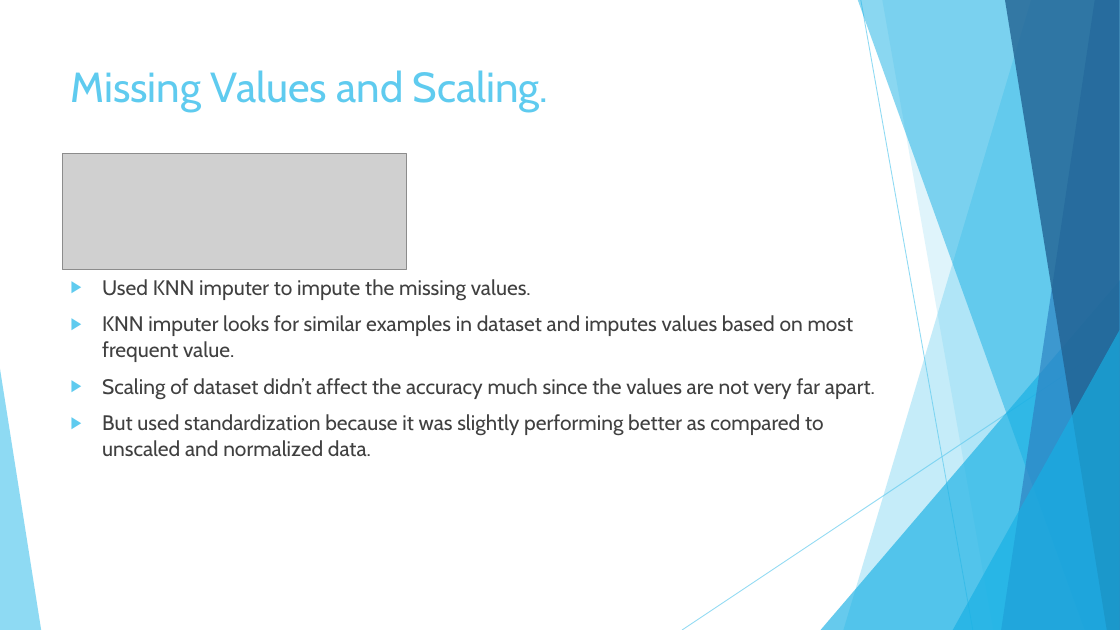
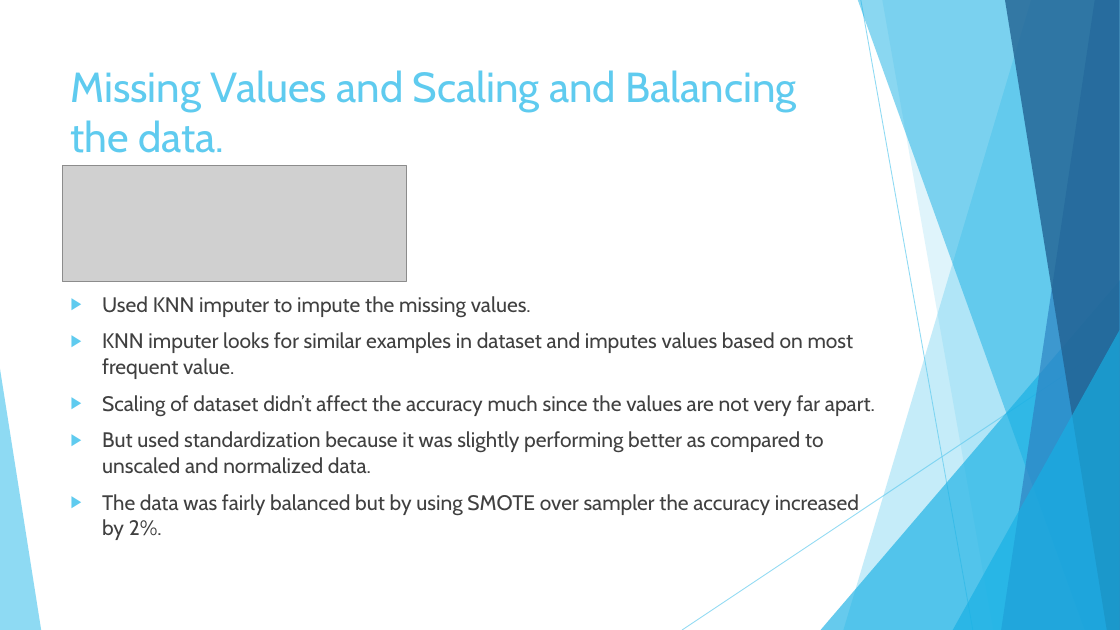
Before and after one commit to meghrajkonduskar/In-Drive-Coupon-Recommendation-Project, a slide deck: slide 15 of In Drive Coupon Recommendation.pptx. Drawn at 1120x630 pixels with LibreOffice and Linux fonts; fonts in the diff are those of the drawing; grey boxes stand for pictures. Boxes give left, top, right and bottom in pixels: in the first picture for what was removed or moved away, otherwise in the second. Text is boxed around its words. In the diff, an @@ line names an element or a change of style, - is before the commit and + after.

```diff
--- a/In Drive Coupon Recommendation.pptx
+++ b/In Drive Coupon Recommendation.pptx
@@ title at <box>71,70,797,153</box>: text changed @@
-Missing Values and Scaling.
+Missing Values and Scaling and Balancing the data.
@@ picture: place and size @@
-picture at <box>62,154,406,270</box>
+picture at <box>62,166,406,281</box>
@@ text "Used KNN imputer to impute ...": place and size @@
-text "Used KNN imputer to impute ..." at <box>102,279,875,456</box>
+text "Used KNN imputer to impute ..." at <box>102,296,875,540</box>
@@ text at <box>102,494,859,540</box>: paragraph added @@
+▶ The data was fairly balanced but by using SMOTE over sampler the accuracy increased by 2%.
```
Also in this commit, not shown: 10 other slides changed, 22 other files.
